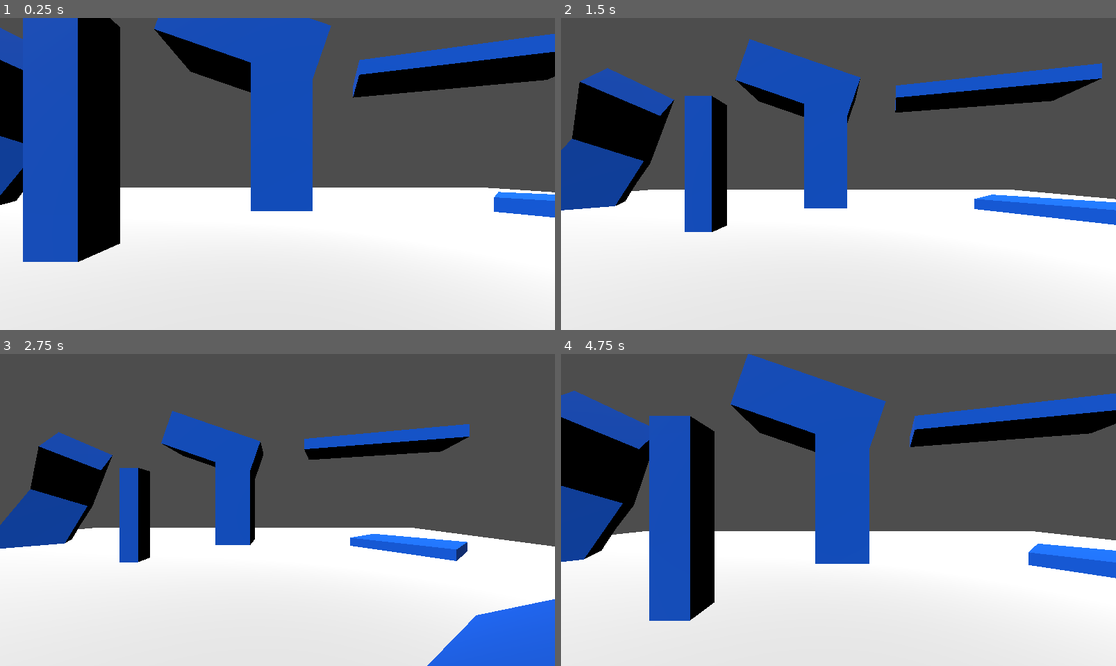
Above: before the commit, frames 1-4 (two rows, left to right).
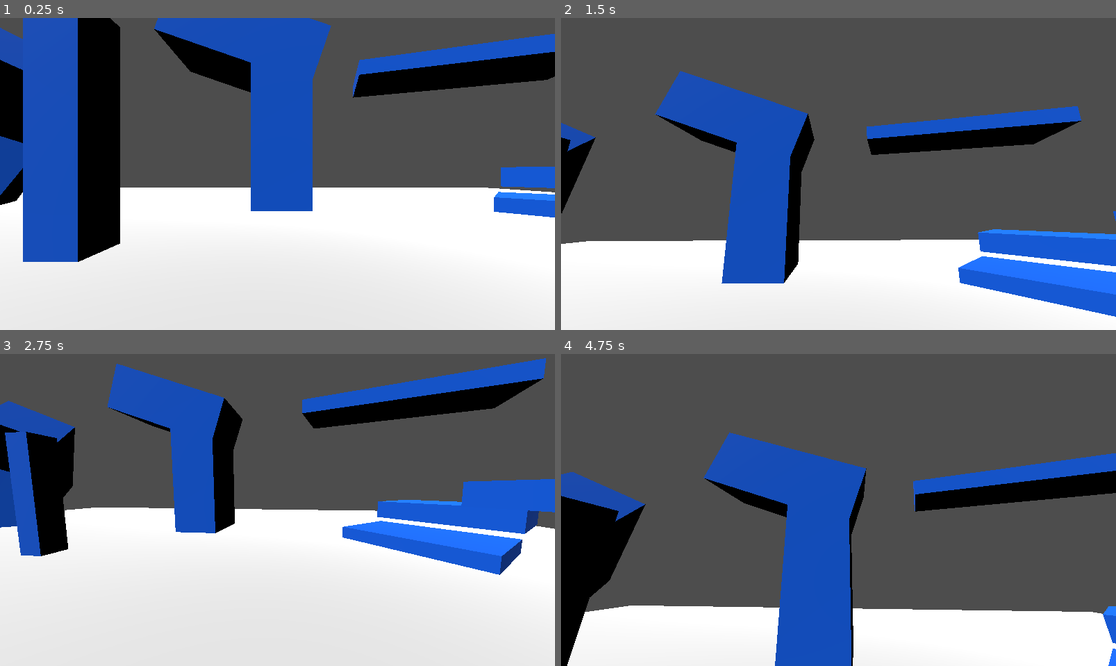
Above: after the commit, the same moments.

Repository: donfokker/Agile_GameDev
Game: Godot game, scene res://scene/world/world.tscn
The game is run twice, just before and just after one commit, with the same random seed, the same clock (stepped at 60 frames per second) and the same inputs.
Inputs (mouse positions are in pixels of both pictures, inside the frame that each line leads up to):
- Up to frame 1 (0.25 s): no input
- Up to frame 2 (1.5 s): tap Enter at 0.5 s; move the mouse to (960, 158) at 0.52 s; hold D (move_right) 0.53-1.28 s; tap Space (jump) at 0.6, 0.77, 1.07, 1.35 s; move the mouse to (727, 189) at 1.27 s; hold S (move_backward) from 1.28 s (still down)
- Up to frame 3 (2.75 s): tap Space (jump) at 1.52, 1.82, 2.1 s; move the mouse to (333, 441) at 2.02 s; release S (move_backward) at 2.03 s; hold D (move_right) from 2.03 s (still down)
- Up to frame 4 (4.75 s): move the mouse to (810, 572) at 2.77 s; release D (move_right) at 2.78 s; hold W (move_forward) 2.78-3.53 s; tap Space (jump) at 2.85, 3.02, 3.32, 3.6, 3.77, 4.07, 4.35, 4.52 s; move the mouse to (1005, 556) at 3.52 s; hold A (move_left) from 3.53 s (still down); move the mouse to (672, 463) at 4.27 s

The runs differ from the first frame. In frame 1, 0.6% of the frame differs, in the area x 90-100%, y 47-55%; in frame 2, 47%; in frame 3, 34%; in frame 4, 56%, in the area x 0-100%, y 0-100%.

Commit message:
update

Diff:
--- a/scene/player/playerModel.gd
+++ b/scene/player/playerModel.gd
@@ -1,11 +1,23 @@
 extends CharacterBody3D
 
 const SPEED = 5;
-const jump_VELOCITY = 4.5;
+const jump_VELOCITY = 8;
+
+var mouse_sens = 0.05;
+@onready var head = $Head
 
 #get input from the project settings to be synced with the RigidBody nodes
 #var gravity = ProjectSettings.get_setting("physic/3d/default.gravity")
-var gravity = 9;
+var gravity = 15;
+
+func _ready():
+	Input.set_mouse_mode(Input.MOUSE_MODE_CAPTURED)
+
+func _input(event):
+	if event is InputEventMouseMotion:
+		rotate_y(deg_to_rad(-event.relative.y * mouse_sens))
+		head.rotate_x(deg_to_rad(-event.relative.x * mouse_sens))
+		head.rotation.x = clamp(head.rotation.x, deg_to_rad(-90), deg_to_rad(90))
 
 func _physics_process(delta):
 	#Add the gravity
@@ -17,13 +29,13 @@
 		velocity.y = jump_VELOCITY
 
 	#Get the input direction and handle the movement/deceleration
-	var input_dir = Input.get_vector("move_forward", "move_backward", "move_left", "move_right")
+	var input_dir = Input.get_vector("move_left", "move_right", "move_forward", "move_backward")
 	var direction = (transform.basis * Vector3(input_dir.x, 0, input_dir.y)).normalized()
 	if direction:
 		velocity.x = direction.x * SPEED
 		velocity.z = direction.z * SPEED
 	else:
 		velocity.x = move_toward(velocity.x, 0, SPEED)
-		velocity.x = move_toward(velocity.z, 0, SPEED)
+		velocity.z = move_toward(velocity.z, 0, SPEED)
 
 	move_and_slide()
--- a/scene/world/world.tscn
+++ b/scene/world/world.tscn
@@ -42,6 +42,13 @@
 [node name="Obstacle10" parent="Obstacles" instance=ExtResource("2_nsbum")]
 transform = Transform3D(-1.84731, 0, 2.78616, -1.09822, 6.26839, -1.36835, -1.71019, -4.02532, -2.13085, -16.4313, 0.374448, -10.2582)
 
+[node name="Obstacle11" parent="Obstacles" instance=ExtResource("2_nsbum")]
+transform = Transform3D(4.13047, 0, -3.0578, 0, 1.03535, 0, 4.77845, 0, 2.64315, 15.6588, 0.989573, -9.91563)
+
+[node name="Obstacle12" parent="Obstacles" instance=ExtResource("2_nsbum")]
+transform = Transform3D(5.44479, 0, 2.04859, 0, 1.03535, 0, -3.20134, 0, 3.4842, 17.4991, 2.10152, -6.07714)
+metadata/_edit_group_ = true
+
 [node name="Player" parent="." instance=ExtResource("3_ts1gk")]
 
 [node name="DirectionalLight3D" parent="." instance=ExtResource("4_mv1tt")]
